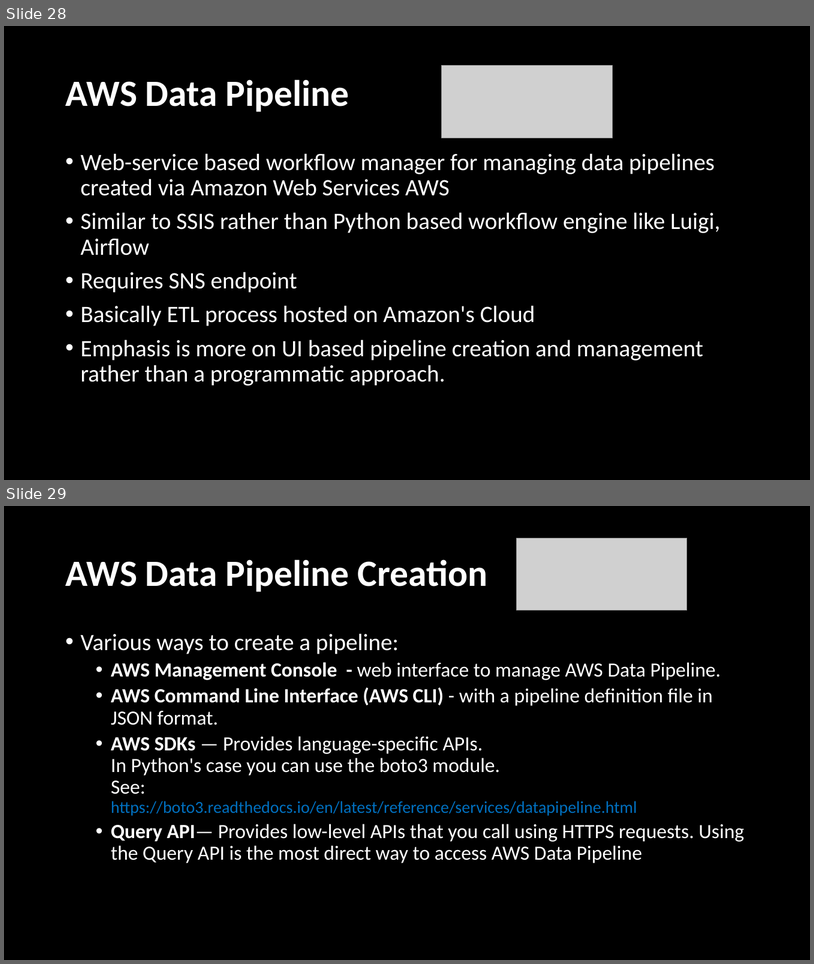
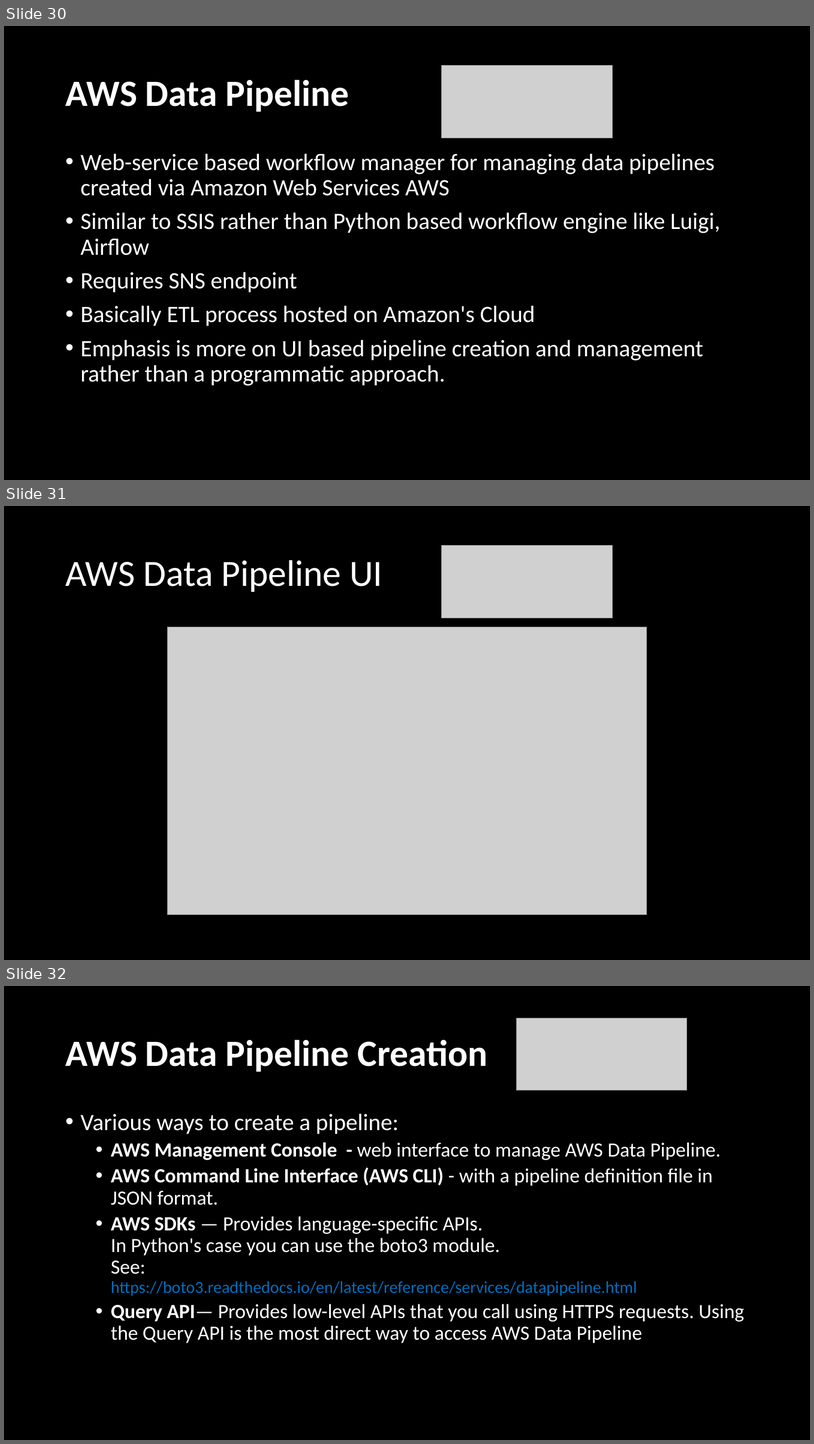
Before and after one commit to femibyte/data-eng, a slide deck: PyData2016-DataPipelinesCloud.pptx. Shown one above the other, each under a label of ours: slides 28 and 29 before the commit, slides 30, 31 and 32 after it. The pictures are 814x964 and 814x1444 pixels, drawn with LibreOffice and Linux fonts; fonts in the diff are those of the drawing; grey boxes stand for pictures. Boxes give left, top, right and bottom in pixels: in the first picture for what was removed or moved away, otherwise in the second. Text is boxed around its words. In the diff, an @@ line names an element or a change of style, - is before the commit and + after.

```diff
--- a/PyData2016-DataPipelinesCloud.pptx
+++ b/PyData2016-DataPipelinesCloud.pptx
@@ slide 31 added at <box>4,506,810,960</box>, background #000000 @@
@@ picture added at <box>442,546,612,618</box> @@
@@ title added at <box>65,560,383,592</box>, 44 pt, text #FFFFFF @@
+AWS Data Pipeline UI
@@ picture added at <box>167,627,647,915</box> @@
@@ what was slide 28 is now slide 30 @@
@@ what was slide 29 is now slide 32 @@
```
Also in this commit, not shown: 10 slides changed, 3 other slides added.
